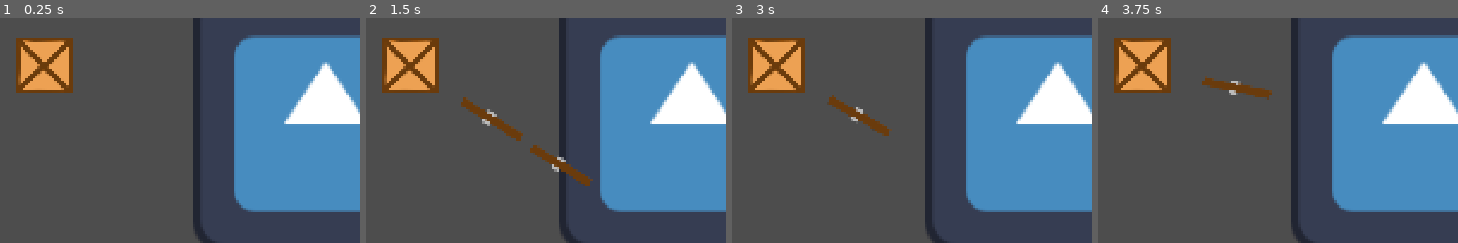
Above: before the commit, frames 1-4 (left to right).
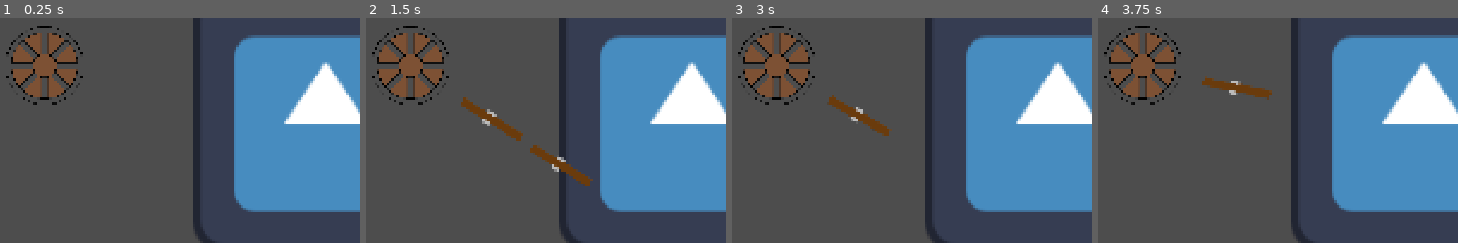
Above: after the commit, the same moments.

Repository: Crimbane/tower-defense
Game: Godot game, scene res://Testing/olem50/bg.tscn
The game is run twice, just before and just after one commit, with the same random seed, the same clock (stepped at 60 frames per second) and the same inputs. The engine's default icon, where the game draws it, is replaced by a stand-in: a white triangle on a blue panel in a dark square.
Inputs (mouse positions are % of the whole screen's width and height, from its top left):
- Up to frame 1 (0.25 s): no input
- Up to frame 2 (1.5 s): tap Enter at 0.5 s; move the mouse to (69, 45) at 0.52 s; click (69, 45) at 0.6 s; move the mouse to (22, 55) at 1.27 s; click (22, 55) at 1.35 s
- Up to frame 3 (3 s): move the mouse to (56, 28) at 2.02 s; click (56, 28) at 2.1 s; move the mouse to (39, 70) at 2.77 s; click (39, 70) at 2.85 s
- Up to frame 4 (3.75 s): move the mouse to (78, 65) at 3.52 s; click (78, 65) at 3.6 s
The pictures show only the part of the screen within x 0-50%, y 28-78%; the shares and areas given below are measured in that part.

The runs differ from the first frame. In frame 1, 4.7% of the frame differs, in the area x 1-24%, y 3-39%; in frame 2, 4.7%; in frame 3, 4.7%; in frame 4, 4.7%.

Commit message:
Added arrow tower art

Diff:
--- /dev/null
+++ b/Entities/Towers/Art/Arrow Tower Base.svg
@@ -0,0 +1,215 @@
+<?xml version="1.0" encoding="UTF-8" standalone="no"?>
+<!-- Created with Inkscape (http://www.inkscape.org/) -->
+
+<svg
+   width="100.0099mm"
+   height="100.0099mm"
+   viewBox="0 0 100.0099 100.0099"
+   version="1.1"
+   id="svg1"
+   xmlns="http://www.w3.org/2000/svg"
+   xmlns:svg="http://www.w3.org/2000/svg">
+  <defs
+     id="defs1" />
+  <g
+     id="layer1"
+     style="display:inline"
+     transform="translate(0.00495148,0.00495148)">
+    <circle
+       style="fill:#4d4d4d;stroke:#000000;stroke-width:1;stroke-dasharray:none"
+       id="path1"
+       cx="50"
+       cy="50"
+       r="49.504951" />
+    <circle
+       style="fill:#4d4d4d;stroke:#000000;stroke-width:1;stroke-dasharray:none"
+       id="path2"
+       cx="50"
+       cy="50"
+       r="42" />
+    <path
+       id="path3"
+       style="fill:none;stroke:#000000;stroke-width:0.965731;stroke-dasharray:none"
+       d="M 45.982866,45.983312 V 8.2926244" />
+    <path
+       id="path11"
+       style="fill:none;stroke:#000000;stroke-width:0.965731;stroke-dasharray:none"
+       d="M 45.982866,91.529841 V 53.98385" />
+    <path
+       id="path4"
+       style="fill:none;stroke:#000000;stroke-width:0.968134;stroke-dasharray:none"
+       d="M 53.984067,45.9833 V 8.0853079" />
+    <path
+       id="path10"
+       style="fill:none;stroke:#000000;stroke-width:0.968134;stroke-dasharray:none"
+       d="M 53.984067,91.737156 V 53.983855" />
+    <path
+       id="path5"
+       style="fill:none;stroke:#000000;stroke-width:0.966301;stroke-dasharray:none"
+       d="m 53.984249,45.983152 37.732541,-10e-7" />
+    <path
+       id="path13"
+       style="fill:none;stroke:#000000;stroke-width:0.966301;stroke-dasharray:none"
+       d="M 8.3813914,45.983151 H 45.982677" />
+    <path
+       id="path6"
+       style="fill:none;stroke:#000000;stroke-width:0.967534;stroke-dasharray:none"
+       d="m 53.984399,53.98377 37.841525,-3e-6" />
+    <path
+       id="path12"
+       style="fill:none;stroke:#000000;stroke-width:0.967534;stroke-dasharray:none"
+       d="m 8.2777336,53.983767 37.7051044,2e-6" />
+    <path
+       id="path14"
+       style="fill:none;stroke:#000000;stroke-width:0.965731;stroke-dasharray:none"
+       d="M 49.948591,44.256645 76.583404,17.588787" />
+    <path
+       id="path15"
+       style="fill:none;stroke:#000000;stroke-width:0.965731;stroke-dasharray:none"
+       d="M 17.762304,76.482864 44.294864,49.917386" />
+    <path
+       id="path16"
+       style="fill:none;stroke:#000000;stroke-width:0.968134;stroke-dasharray:none"
+       d="M 55.609809,49.910831 82.391118,23.096296" />
+    <path
+       id="path17"
+       style="fill:none;stroke:#000000;stroke-width:0.968134;stroke-dasharray:none"
+       d="m 23.277011,82.283744 26.67906,-26.71216" />
+    <path
+       id="path18"
+       style="fill:none;stroke:#000000;stroke-width:0.966301;stroke-dasharray:none"
+       d="M 55.610043,49.910855 82.307515,76.575244" />
+    <path
+       id="path19"
+       style="fill:none;stroke:#000000;stroke-width:0.966301;stroke-dasharray:none"
+       d="M 23.343969,17.684762 49.948571,44.256397" />
+    <path
+       id="path20"
+       style="fill:none;stroke:#000000;stroke-width:0.967534;stroke-dasharray:none"
+       d="M 49.956366,55.571759 76.73095,82.313162" />
+    <path
+       id="path21"
+       style="fill:none;stroke:#000000;stroke-width:0.967534;stroke-dasharray:none"
+       d="M 17.616845,23.272306 44.294902,49.917309" />
+    <circle
+       style="fill:#4d4d4d;stroke:#000000;stroke-width:1;stroke-dasharray:none"
+       id="path149"
+       cx="50"
+       cy="50"
+       r="15" />
+    <path
+       style="fill:#7d5134;fill-opacity:1;stroke:#000000;stroke-width:0;stroke-dasharray:none"
+       d="M 169.7616,344.49064 C 142.62014,340.99418 116.67858,330.49716 95.007384,314.242 l -4.237861,-3.17874 35.176747,-35.17822 35.17675,-35.17823 2.45378,1.23407 c 1.34958,0.67874 3.75497,1.69534 5.34532,2.25912 l 2.89155,1.02505 v 49.7608 c 0,39.58971 -0.0953,49.74936 -0.46638,49.70489 -0.25651,-0.0308 -0.97007,-0.12079 -1.58569,-0.2001 z"
+       id="path151"
+       transform="scale(0.26458333)" />
+    <path
+       style="fill:#7d5134;fill-opacity:1;stroke:#000000;stroke-width:0;stroke-dasharray:none"
+       d="M 63.931958,283.27802 C 51.348016,266.53991 42.158997,247.32434 37.07996,227.12658 35.624186,221.33742 33.392667,209.18473 33.392667,207.04586 v -1.09604 l 49.680304,0.0946 49.680299,0.0946 0.66612,1.9597 c 0.36636,1.07784 1.28688,3.405 2.0456,5.17148 l 1.37948,3.21177 -35.02883,35.03031 c -19.265848,19.26667 -35.11892,35.03031 -35.229047,35.03031 -0.110125,0 -1.304711,-1.46909 -2.654635,-3.26464 z"
+       id="path152"
+       transform="scale(0.26458333)" />
+    <path
+       style="fill:#7d5134;fill-opacity:1;stroke:#000000;stroke-width:0;stroke-dasharray:none"
+       d="m 33.392667,170.72342 c 0,-0.49704 0.507737,-3.92182 1.128304,-7.61063 4.201163,-24.9728 14.289244,-48.38726 29.579282,-68.653584 l 2.625641,-3.480179 35.148776,35.147303 35.14877,35.14729 -1.22358,2.65831 c -0.67297,1.46207 -1.61718,3.7916 -2.09825,5.17674 l -0.87467,2.51845 H 83.109804 33.392667 Z"
+       id="path153"
+       transform="scale(0.26458333)" />
+    <path
+       style="fill:#7d5134;fill-opacity:1;stroke:#000000;stroke-width:0;stroke-dasharray:none"
+       d="M 126.10788,101.83962 C 96.590316,72.306839 91.125839,66.679548 91.598088,66.301615 111.79052,50.14191 137.60645,38.661393 163.00013,34.54864 c 3.10319,-0.502592 6.35572,-1.01225 7.22785,-1.132573 l 1.58569,-0.21877 V 82.962499 132.7277 l -2.89155,1.02479 c -1.59035,0.56363 -3.85216,1.50883 -5.02624,2.10044 -1.17409,0.59161 -2.26575,1.07566 -2.42591,1.07566 -0.16017,0 -16.07311,-15.79004 -35.36209,-35.08897 z"
+       id="path154"
+       transform="scale(0.26458333)" />
+    <path
+       style="fill:#7d5134;fill-opacity:1;stroke:#000000;stroke-width:0;stroke-dasharray:none"
+       d="m 214.34734,135.98882 c -0.92343,-0.49085 -3.14805,-1.42661 -4.9436,-2.07946 l -3.26465,-1.18701 V 82.959824 33.197297 l 1.58568,0.21877 c 28.72905,3.963614 52.5005,13.483434 74.80704,29.95819 2.10337,1.553465 3.8243,2.914824 3.8243,3.025244 0,0.110419 -15.82421,16.013989 -35.1649,35.341269 l -35.16491,35.1405 z"
+       id="path155"
+       transform="scale(0.26458333)" />
+    <path
+       style="fill:#7d5134;fill-opacity:1;stroke:#000000;stroke-width:0;stroke-dasharray:none"
+       d="m 244.25115,169.10867 c -0.48107,-1.38514 -1.44504,-3.75743 -2.14215,-5.27176 l -1.26749,-2.75332 23.47906,-23.73695 c 12.91348,-13.05532 28.66823,-28.91412 35.01055,-35.24176 l 11.53148,-11.504808 1.84911,2.363799 c 13.69679,17.509229 23.97109,39.223539 29.019,61.330429 0.99533,4.35895 2.82938,15.04184 2.82938,16.48041 v 0.85241 h -49.71714 -49.71714 z"
+       id="path156"
+       transform="scale(0.26458333)" />
+    <path
+       style="fill:#7d5134;fill-opacity:1;stroke:#000000;stroke-width:0;stroke-dasharray:none"
+       d="m 276.1373,251.51254 -35.02901,-35.0305 1.37948,-3.21177 c 0.75872,-1.76648 1.67924,-4.09364 2.0456,-5.17148 l 0.66611,-1.9597 49.6803,-0.0946 49.68031,-0.0946 v 1.04031 c 0,1.59844 -1.77588,12.05534 -2.83076,16.66833 -4.17128,18.24101 -11.7077,35.88818 -21.9956,51.50458 -2.87514,4.36429 -7.85021,11.1307 -8.29854,11.28653 -0.14789,0.0514 -16.03194,-15.67026 -35.29789,-34.93703 z"
+       id="path157"
+       transform="scale(0.26458333)" />
+    <path
+       style="fill:#7d5134;fill-opacity:1;stroke:#000000;stroke-width:0;stroke-dasharray:none"
+       d="m 206.13909,294.96032 v -49.77206 l 1.95879,-0.63568 c 1.07733,-0.34962 3.42424,-1.30921 5.21534,-2.1324 l 3.25656,-1.49672 5.13825,4.87692 c 2.82603,2.68231 18.72028,18.47004 35.32054,35.08384 l 30.18229,30.20692 -4.25168,3.16128 c -22.18984,16.49904 -47.89097,26.86138 -75.04785,30.25827 l -1.77224,0.22168 z"
+       id="path158"
+       transform="scale(0.26458333)" />
+    <path
+       style="fill:#7d5134;fill-opacity:1;stroke:#000000;stroke-width:0;stroke-dasharray:none"
+       d="m 184.12605,243.4146 c -10.23552,-1.22205 -19.16685,-4.56945 -26.97292,-10.10928 -9.43292,-6.69438 -17.40067,-17.96038 -20.57014,-29.08515 -2.76875,-9.71827 -2.83185,-20.19706 -0.18053,-29.98134 2.58806,-9.55086 9.09747,-19.83399 16.69283,-26.37023 7.46552,-6.4245 16.53764,-10.80645 26.18042,-12.6455 4.89413,-0.9334 14.51703,-0.93234 19.40133,0.002 21.56908,4.12665 38.5547,20.33856 43.50977,41.52787 1.1577,4.95064 1.59834,14.16295 0.92053,19.24484 -3.10036,23.24459 -20.66714,41.9791 -43.64587,46.54715 -3.44969,0.68578 -12.55168,1.20185 -15.33542,0.8695 z"
+       id="path159"
+       transform="scale(0.26458333)" />
+  </g>
+  <g
+     id="layer2"
+     style="display:none"
+     transform="translate(0.00495148,0.00495148)">
+    <rect
+       style="fill:#a4714f;fill-opacity:1;stroke:#000000;stroke-width:1;stroke-dasharray:none"
+       id="rect159"
+       width="20"
+       height="75"
+       x="40"
+       y="10.5" />
+    <path
+       style="fill:#a4714f;fill-opacity:1;stroke:#000000;stroke-width:1.00066;stroke-dasharray:none"
+       d="M 40,10.5 H 22.047384 4.0473839 v 5 H 39.999999 Z"
+       id="path160" />
+    <path
+       style="fill:#a4714f;fill-opacity:1;stroke:#000000;stroke-width:1.00066;stroke-dasharray:none"
+       d="m 59.999998,10.5 h 18 17.999999 l -10e-7,5 H 59.999998 Z"
+       id="path161" />
+    <path
+       style="fill:#a4714f;fill-opacity:1;stroke:#000000;stroke-width:1;stroke-dasharray:none"
+       d="m 7,10.167818 c 0,5.034551 0,5.034551 0,5.034551"
+       id="path171" />
+    <path
+       style="fill:#a4714f;fill-opacity:1;stroke:#000000;stroke-width:1;stroke-dasharray:none"
+       d="m 11.688549,10.069101 c 0,5.034551 0,5.034551 0,5.034551"
+       id="path172" />
+    <path
+       style="fill:#a4714f;fill-opacity:1;stroke:#000000;stroke-width:1;stroke-dasharray:none"
+       d="m 88.5,10.167818 c 0,5.034551 0,5.034551 0,5.034551"
+       id="path173" />
+    <path
+       style="fill:#a4714f;fill-opacity:1;stroke:#000000;stroke-width:1;stroke-dasharray:none"
+       d="m 93.18855,10.069101 c 0,5.034551 0,5.034551 0,5.034551"
+       id="path174" />
+    <path
+       style="fill:#666666;fill-opacity:1;stroke:#000000;stroke-width:0;stroke-dasharray:none"
+       d="m 7.5024677,12.999753 c 0,0.668394 0,1.336788 0,2.005183 1.227789,0 2.4555776,0 3.6833663,0 0,-1.336789 0,-2.673577 0,-4.010366 -1.2277887,0 -2.4555773,0 -3.6833663,0 0,0.668395 0,1.336789 0,2.005183 z"
+       id="path175" />
+    <path
+       style="fill:#666666;fill-opacity:1;stroke:#000000;stroke-width:0;stroke-dasharray:none"
+       d="m 88.999259,13.002838 c 0,0.667365 0,1.334732 0,2.002098 1.231902,0 2.463805,0 3.695706,0 0,-1.334733 0,-2.669463 0,-4.004196 -1.231901,0 -2.463804,0 -3.695706,0 0,0.667367 0,1.334733 0,2.002098 z"
+       id="path176" />
+    <path
+       style="fill:#666666;fill-opacity:1;stroke:#000000;stroke-width:1;stroke-dasharray:none"
+       d="M 46,10.167818 C 46,85.09378 46,85.09378 46,85.09378"
+       id="path177" />
+    <path
+       style="fill:#666666;fill-opacity:1;stroke:#000000;stroke-width:1;stroke-dasharray:none"
+       d="M 54,10.167818 C 54,85.09378 54,85.09378 54,85.09378"
+       id="path178" />
+  </g>
+  <g
+     id="layer3"
+     style="display:none"
+     transform="translate(0.00495148,0.00495148)">
+    <path
+       style="display:inline;fill:#e8ce8f;fill-opacity:1;stroke:#000000;stroke-width:1;stroke-dasharray:none"
+       d="M 46.001974,49.358341 7.7184101,15.5 10.975003,15.487052 46.001974,46.396839 Z"
+       id="path183" />
+    <path
+       style="display:inline;fill:#e8ce8f;fill-opacity:1;stroke:#000000;stroke-width:1;stroke-dasharray:none"
+       d="M 53.998,49.358341 92.28156,15.5 89.02497,15.487052 53.998,46.396839 Z"
+       id="path184" />
+    <path
+       style="display:inline;fill:#666666;fill-opacity:1;stroke:#000000;stroke-width:1;stroke-dasharray:none"
+       d="m 46.026651,45.499999 h 7.996051 V 50 H 46.05133 Z"
+       id="path185" />
+  </g>
+</svg>
--- /dev/null
+++ b/Entities/Towers/Art/Arrow Tower Turret.svg
@@ -0,0 +1,215 @@
+<?xml version="1.0" encoding="UTF-8" standalone="no"?>
+<!-- Created with Inkscape (http://www.inkscape.org/) -->
+
+<svg
+   width="92.95327mm"
+   height="76.000328mm"
+   viewBox="0 0 92.95327 76.000328"
+   version="1.1"
+   id="svg1"
+   xmlns="http://www.w3.org/2000/svg"
+   xmlns:svg="http://www.w3.org/2000/svg">
+  <defs
+     id="defs1" />
+  <g
+     id="layer1"
+     style="display:none"
+     transform="translate(-3.5470539,-9.9996699)">
+    <circle
+       style="fill:#4d4d4d;stroke:#000000;stroke-width:1;stroke-dasharray:none"
+       id="path1"
+       cx="50"
+       cy="50"
+       r="49.504951" />
+    <circle
+       style="fill:#4d4d4d;stroke:#000000;stroke-width:1;stroke-dasharray:none"
+       id="path2"
+       cx="50"
+       cy="50"
+       r="42" />
+    <path
+       id="path3"
+       style="fill:none;stroke:#000000;stroke-width:0.965731;stroke-dasharray:none"
+       d="M 45.982866,45.983312 V 8.2926244" />
+    <path
+       id="path11"
+       style="fill:none;stroke:#000000;stroke-width:0.965731;stroke-dasharray:none"
+       d="M 45.982866,91.529841 V 53.98385" />
+    <path
+       id="path4"
+       style="fill:none;stroke:#000000;stroke-width:0.968134;stroke-dasharray:none"
+       d="M 53.984067,45.9833 V 8.0853079" />
+    <path
+       id="path10"
+       style="fill:none;stroke:#000000;stroke-width:0.968134;stroke-dasharray:none"
+       d="M 53.984067,91.737156 V 53.983855" />
+    <path
+       id="path5"
+       style="fill:none;stroke:#000000;stroke-width:0.966301;stroke-dasharray:none"
+       d="m 53.984249,45.983152 37.732541,-10e-7" />
+    <path
+       id="path13"
+       style="fill:none;stroke:#000000;stroke-width:0.966301;stroke-dasharray:none"
+       d="M 8.3813914,45.983151 H 45.982677" />
+    <path
+       id="path6"
+       style="fill:none;stroke:#000000;stroke-width:0.967534;stroke-dasharray:none"
+       d="m 53.984399,53.98377 37.841525,-3e-6" />
+    <path
+       id="path12"
+       style="fill:none;stroke:#000000;stroke-width:0.967534;stroke-dasharray:none"
+       d="m 8.2777336,53.983767 37.7051044,2e-6" />
+    <path
+       id="path14"
+       style="fill:none;stroke:#000000;stroke-width:0.965731;stroke-dasharray:none"
+       d="M 49.948591,44.256645 76.583404,17.588787" />
+    <path
+       id="path15"
+       style="fill:none;stroke:#000000;stroke-width:0.965731;stroke-dasharray:none"
+       d="M 17.762304,76.482864 44.294864,49.917386" />
+    <path
+       id="path16"
+       style="fill:none;stroke:#000000;stroke-width:0.968134;stroke-dasharray:none"
+       d="M 55.609809,49.910831 82.391118,23.096296" />
+    <path
+       id="path17"
+       style="fill:none;stroke:#000000;stroke-width:0.968134;stroke-dasharray:none"
+       d="m 23.277011,82.283744 26.67906,-26.71216" />
+    <path
+       id="path18"
+       style="fill:none;stroke:#000000;stroke-width:0.966301;stroke-dasharray:none"
+       d="M 55.610043,49.910855 82.307515,76.575244" />
+    <path
+       id="path19"
+       style="fill:none;stroke:#000000;stroke-width:0.966301;stroke-dasharray:none"
+       d="M 23.343969,17.684762 49.948571,44.256397" />
+    <path
+       id="path20"
+       style="fill:none;stroke:#000000;stroke-width:0.967534;stroke-dasharray:none"
+       d="M 49.956366,55.571759 76.73095,82.313162" />
+    <path
+       id="path21"
+       style="fill:none;stroke:#000000;stroke-width:0.967534;stroke-dasharray:none"
+       d="M 17.616845,23.272306 44.294902,49.917309" />
+    <circle
+       style="fill:#4d4d4d;stroke:#000000;stroke-width:1;stroke-dasharray:none"
+       id="path149"
+       cx="50"
+       cy="50"
+       r="15" />
+    <path
+       style="fill:#7d5134;fill-opacity:1;stroke:#000000;stroke-width:0;stroke-dasharray:none"
+       d="M 169.7616,344.49064 C 142.62014,340.99418 116.67858,330.49716 95.007384,314.242 l -4.237861,-3.17874 35.176747,-35.17822 35.17675,-35.17823 2.45378,1.23407 c 1.34958,0.67874 3.75497,1.69534 5.34532,2.25912 l 2.89155,1.02505 v 49.7608 c 0,39.58971 -0.0953,49.74936 -0.46638,49.70489 -0.25651,-0.0308 -0.97007,-0.12079 -1.58569,-0.2001 z"
+       id="path151"
+       transform="scale(0.26458333)" />
+    <path
+       style="fill:#7d5134;fill-opacity:1;stroke:#000000;stroke-width:0;stroke-dasharray:none"
+       d="M 63.931958,283.27802 C 51.348016,266.53991 42.158997,247.32434 37.07996,227.12658 35.624186,221.33742 33.392667,209.18473 33.392667,207.04586 v -1.09604 l 49.680304,0.0946 49.680299,0.0946 0.66612,1.9597 c 0.36636,1.07784 1.28688,3.405 2.0456,5.17148 l 1.37948,3.21177 -35.02883,35.03031 c -19.265848,19.26667 -35.11892,35.03031 -35.229047,35.03031 -0.110125,0 -1.304711,-1.46909 -2.654635,-3.26464 z"
+       id="path152"
+       transform="scale(0.26458333)" />
+    <path
+       style="fill:#7d5134;fill-opacity:1;stroke:#000000;stroke-width:0;stroke-dasharray:none"
+       d="m 33.392667,170.72342 c 0,-0.49704 0.507737,-3.92182 1.128304,-7.61063 4.201163,-24.9728 14.289244,-48.38726 29.579282,-68.653584 l 2.625641,-3.480179 35.148776,35.147303 35.14877,35.14729 -1.22358,2.65831 c -0.67297,1.46207 -1.61718,3.7916 -2.09825,5.17674 l -0.87467,2.51845 H 83.109804 33.392667 Z"
+       id="path153"
+       transform="scale(0.26458333)" />
+    <path
+       style="fill:#7d5134;fill-opacity:1;stroke:#000000;stroke-width:0;stroke-dasharray:none"
+       d="M 126.10788,101.83962 C 96.590316,72.306839 91.125839,66.679548 91.598088,66.301615 111.79052,50.14191 137.60645,38.661393 163.00013,34.54864 c 3.10319,-0.502592 6.35572,-1.01225 7.22785,-1.132573 l 1.58569,-0.21877 V 82.962499 132.7277 l -2.89155,1.02479 c -1.59035,0.56363 -3.85216,1.50883 -5.02624,2.10044 -1.17409,0.59161 -2.26575,1.07566 -2.42591,1.07566 -0.16017,0 -16.07311,-15.79004 -35.36209,-35.08897 z"
+       id="path154"
+       transform="scale(0.26458333)" />
+    <path
+       style="fill:#7d5134;fill-opacity:1;stroke:#000000;stroke-width:0;stroke-dasharray:none"
+       d="m 214.34734,135.98882 c -0.92343,-0.49085 -3.14805,-1.42661 -4.9436,-2.07946 l -3.26465,-1.18701 V 82.959824 33.197297 l 1.58568,0.21877 c 28.72905,3.963614 52.5005,13.483434 74.80704,29.95819 2.10337,1.553465 3.8243,2.914824 3.8243,3.025244 0,0.110419 -15.82421,16.013989 -35.1649,35.341269 l -35.16491,35.1405 z"
+       id="path155"
+       transform="scale(0.26458333)" />
+    <path
+       style="fill:#7d5134;fill-opacity:1;stroke:#000000;stroke-width:0;stroke-dasharray:none"
+       d="m 244.25115,169.10867 c -0.48107,-1.38514 -1.44504,-3.75743 -2.14215,-5.27176 l -1.26749,-2.75332 23.47906,-23.73695 c 12.91348,-13.05532 28.66823,-28.91412 35.01055,-35.24176 l 11.53148,-11.504808 1.84911,2.363799 c 13.69679,17.509229 23.97109,39.223539 29.019,61.330429 0.99533,4.35895 2.82938,15.04184 2.82938,16.48041 v 0.85241 h -49.71714 -49.71714 z"
+       id="path156"
+       transform="scale(0.26458333)" />
+    <path
+       style="fill:#7d5134;fill-opacity:1;stroke:#000000;stroke-width:0;stroke-dasharray:none"
+       d="m 276.1373,251.51254 -35.02901,-35.0305 1.37948,-3.21177 c 0.75872,-1.76648 1.67924,-4.09364 2.0456,-5.17148 l 0.66611,-1.9597 49.6803,-0.0946 49.68031,-0.0946 v 1.04031 c 0,1.59844 -1.77588,12.05534 -2.83076,16.66833 -4.17128,18.24101 -11.7077,35.88818 -21.9956,51.50458 -2.87514,4.36429 -7.85021,11.1307 -8.29854,11.28653 -0.14789,0.0514 -16.03194,-15.67026 -35.29789,-34.93703 z"
+       id="path157"
+       transform="scale(0.26458333)" />
+    <path
+       style="fill:#7d5134;fill-opacity:1;stroke:#000000;stroke-width:0;stroke-dasharray:none"
+       d="m 206.13909,294.96032 v -49.77206 l 1.95879,-0.63568 c 1.07733,-0.34962 3.42424,-1.30921 5.21534,-2.1324 l 3.25656,-1.49672 5.13825,4.87692 c 2.82603,2.68231 18.72028,18.47004 35.32054,35.08384 l 30.18229,30.20692 -4.25168,3.16128 c -22.18984,16.49904 -47.89097,26.86138 -75.04785,30.25827 l -1.77224,0.22168 z"
+       id="path158"
+       transform="scale(0.26458333)" />
+    <path
+       style="fill:#7d5134;fill-opacity:1;stroke:#000000;stroke-width:0;stroke-dasharray:none"
+       d="m 184.12605,243.4146 c -10.23552,-1.22205 -19.16685,-4.56945 -26.97292,-10.10928 -9.43292,-6.69438 -17.40067,-17.96038 -20.57014,-29.08515 -2.76875,-9.71827 -2.83185,-20.19706 -0.18053,-29.98134 2.58806,-9.55086 9.09747,-19.83399 16.69283,-26.37023 7.46552,-6.4245 16.53764,-10.80645 26.18042,-12.6455 4.89413,-0.9334 14.51703,-0.93234 19.40133,0.002 21.56908,4.12665 38.5547,20.33856 43.50977,41.52787 1.1577,4.95064 1.59834,14.16295 0.92053,19.24484 -3.10036,23.24459 -20.66714,41.9791 -43.64587,46.54715 -3.44969,0.68578 -12.55168,1.20185 -15.33542,0.8695 z"
+       id="path159"
+       transform="scale(0.26458333)" />
+  </g>
+  <g
+     id="layer2"
+     style="display:inline"
+     transform="translate(-3.5470539,-9.9996699)">
+    <rect
+       style="fill:#a4714f;fill-opacity:1;stroke:#000000;stroke-width:1;stroke-dasharray:none"
+       id="rect159"
+       width="20"
+       height="75"
+       x="40"
+       y="10.5" />
+    <path
+       style="fill:#a4714f;fill-opacity:1;stroke:#000000;stroke-width:1.00066;stroke-dasharray:none"
+       d="M 40,10.5 H 22.047384 4.0473839 v 5 H 39.999999 Z"
+       id="path160" />
+    <path
+       style="fill:#a4714f;fill-opacity:1;stroke:#000000;stroke-width:1.00066;stroke-dasharray:none"
+       d="m 59.999998,10.5 h 18 17.999999 l -10e-7,5 H 59.999998 Z"
+       id="path161" />
+    <path
+       style="fill:#a4714f;fill-opacity:1;stroke:#000000;stroke-width:1;stroke-dasharray:none"
+       d="m 7,10.167818 c 0,5.034551 0,5.034551 0,5.034551"
+       id="path171" />
+    <path
+       style="fill:#a4714f;fill-opacity:1;stroke:#000000;stroke-width:1;stroke-dasharray:none"
+       d="m 11.688549,10.069101 c 0,5.034551 0,5.034551 0,5.034551"
+       id="path172" />
+    <path
+       style="fill:#a4714f;fill-opacity:1;stroke:#000000;stroke-width:1;stroke-dasharray:none"
+       d="m 88.5,10.167818 c 0,5.034551 0,5.034551 0,5.034551"
+       id="path173" />
+    <path
+       style="fill:#a4714f;fill-opacity:1;stroke:#000000;stroke-width:1;stroke-dasharray:none"
+       d="m 93.18855,10.069101 c 0,5.034551 0,5.034551 0,5.034551"
+       id="path174" />
+    <path
+       style="fill:#666666;fill-opacity:1;stroke:#000000;stroke-width:0;stroke-dasharray:none"
+       d="m 7.5024677,12.999753 c 0,0.668394 0,1.336788 0,2.005183 1.227789,0 2.4555776,0 3.6833663,0 0,-1.336789 0,-2.673577 0,-4.010366 -1.2277887,0 -2.4555773,0 -3.6833663,0 0,0.668395 0,1.336789 0,2.005183 z"
+       id="path175" />
+    <path
+       style="fill:#666666;fill-opacity:1;stroke:#000000;stroke-width:0;stroke-dasharray:none"
+       d="m 88.999259,13.002838 c 0,0.667365 0,1.334732 0,2.002098 1.231902,0 2.463805,0 3.695706,0 0,-1.334733 0,-2.669463 0,-4.004196 -1.231901,0 -2.463804,0 -3.695706,0 0,0.667367 0,1.334733 0,2.002098 z"
+       id="path176" />
+    <path
+       style="fill:#666666;fill-opacity:1;stroke:#000000;stroke-width:1;stroke-dasharray:none"
+       d="M 46,10.167818 C 46,85.09378 46,85.09378 46,85.09378"
+       id="path177" />
+    <path
+       style="fill:#666666;fill-opacity:1;stroke:#000000;stroke-width:1;stroke-dasharray:none"
+       d="M 54,10.167818 C 54,85.09378 54,85.09378 54,85.09378"
+       id="path178" />
+  </g>
+  <g
+     id="layer3"
+     style="display:inline"
+     transform="translate(-3.5470539,-9.9996699)">
+    <path
+       style="display:inline;fill:#e8ce8f;fill-opacity:1;stroke:#000000;stroke-width:1;stroke-dasharray:none"
+       d="M 46.001974,49.358341 7.7184101,15.5 10.975003,15.487052 46.001974,46.396839 Z"
+       id="path183" />
+    <path
+       style="display:inline;fill:#e8ce8f;fill-opacity:1;stroke:#000000;stroke-width:1;stroke-dasharray:none"
+       d="M 53.998,49.358341 92.28156,15.5 89.02497,15.487052 53.998,46.396839 Z"
+       id="path184" />
+    <path
+       style="display:inline;fill:#666666;fill-opacity:1;stroke:#000000;stroke-width:1;stroke-dasharray:none"
+       d="m 46.026651,45.499999 h 7.996051 V 50 H 46.05133 Z"
+       id="path185" />
+  </g>
+</svg>
--- a/Entities/Towers/arrow_tower.tscn
+++ b/Entities/Towers/arrow_tower.tscn
@@ -1,14 +1,14 @@
 [gd_scene format=3 uid="uid://bghlwrvg8h01x"]
 
 [ext_resource type="Script" uid="uid://dat88m4fykyni" path="res://Entities/Towers/arrow_tower.gd" id="1_au2ll"]
-[ext_resource type="Texture2D" uid="uid://jv0ytpp3mpu1" path="res://Assets/Placeholders/Box.png" id="1_oytxg"]
 [ext_resource type="PackedScene" uid="uid://buqy3xwut4xhr" path="res://Entities/Projectiles/arrow.tscn" id="2_0mj8a"]
+[ext_resource type="Texture2D" uid="uid://dsnn26r711x8h" path="res://Entities/Towers/Art/Arrow Tower Base.svg" id="3_au2ll"]
 
 [sub_resource type="SpriteFrames" id="SpriteFrames_t1yug"]
 animations = [{
 "frames": [{
 "duration": 1.0,
-"texture": ExtResource("1_oytxg")
+"texture": ExtResource("3_au2ll")
 }],
 "loop": 1,
 "name": &"default",
@@ -16,6 +16,7 @@
 }]
 
 [node name="Arrow Tower" type="Node2D" unique_id=664368618 node_paths=PackedStringArray("fireRateTimer")]
+scale = Vector2(0.5, 0.5)
 script = ExtResource("1_au2ll")
 projectileScene = ExtResource("2_0mj8a")
 fireRateTimer = NodePath("FireRateTimer")
Not shown, added: Entities/Towers/Art/Arrow Tower Base.svg.import
Not shown, added: Entities/Towers/Art/Arrow Tower Turret.svg.import
